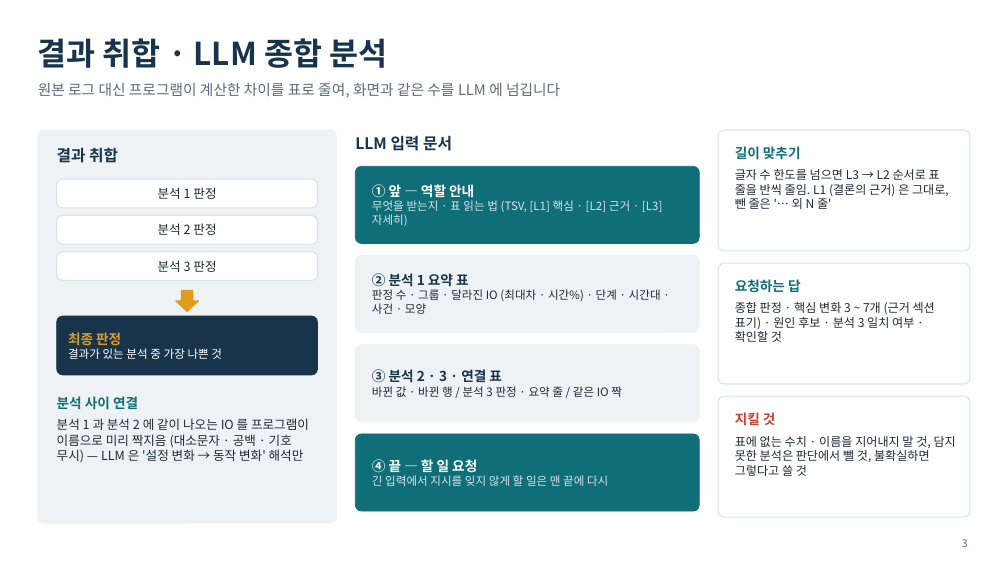
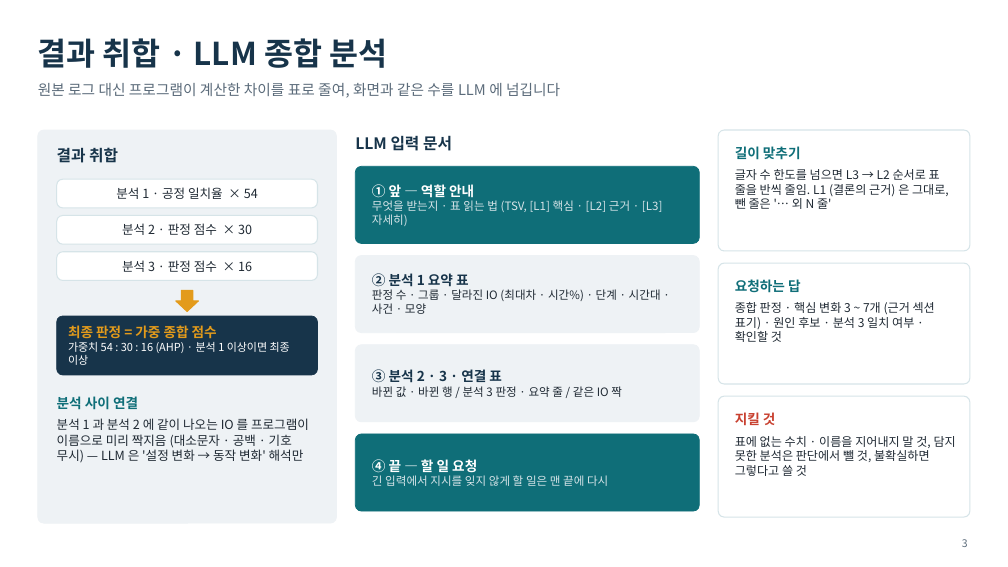
Before and after one commit to sssfffd/rookie2, a slide deck: slide 3 of docs/presentation/LogScope-아키텍처-기술.pptx. Drawn at 1008x567 pixels with LibreOffice and Linux fonts; fonts in the diff are those of the drawing. Boxes give left, top, right and bottom in pixels: in the first picture for what was removed or moved away, otherwise in the second. Text is boxed around its words. In the diff, an @@ line names an element or a change of style, - is before the commit and + after.

```diff
--- a/docs/presentation/LogScope-아키텍처-기술.pptx
+++ b/docs/presentation/LogScope-아키텍처-기술.pptx
@@ text at [116,187,258,199]: text changed @@
-분석 1 판정
+분석 1 · 공정 일치율 × 54
@@ text at [122,223,252,235]: text changed @@
-분석 2 판정
+분석 2 · 판정 점수 × 30
@@ text at [122,260,252,272]: text changed @@
-분석 3 판정
+분석 3 · 판정 점수 × 16
@@ text at [68,325,290,365]: text changed; size 11 to 10.5 pt @@
-최종 판정
-결과가 있는 분석 중 가장 나쁜 것
+최종 판정 = 가중 종합 점수
+가중치 54 : 30 : 16 (AHP) · 분석 1 이상이면 최종 이상
```
Also in this commit, not shown: 1 other slide changed, 10 other files.
